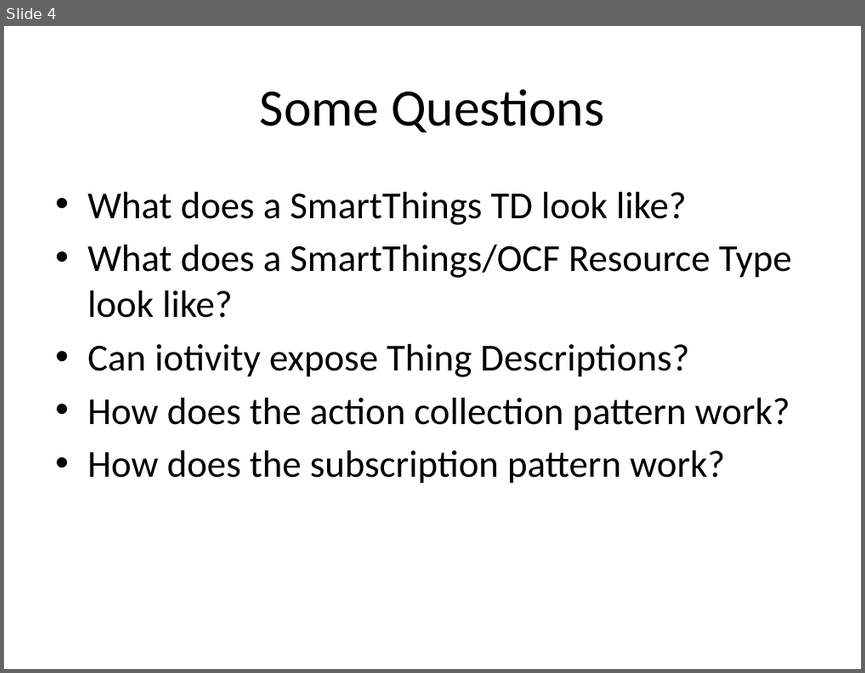
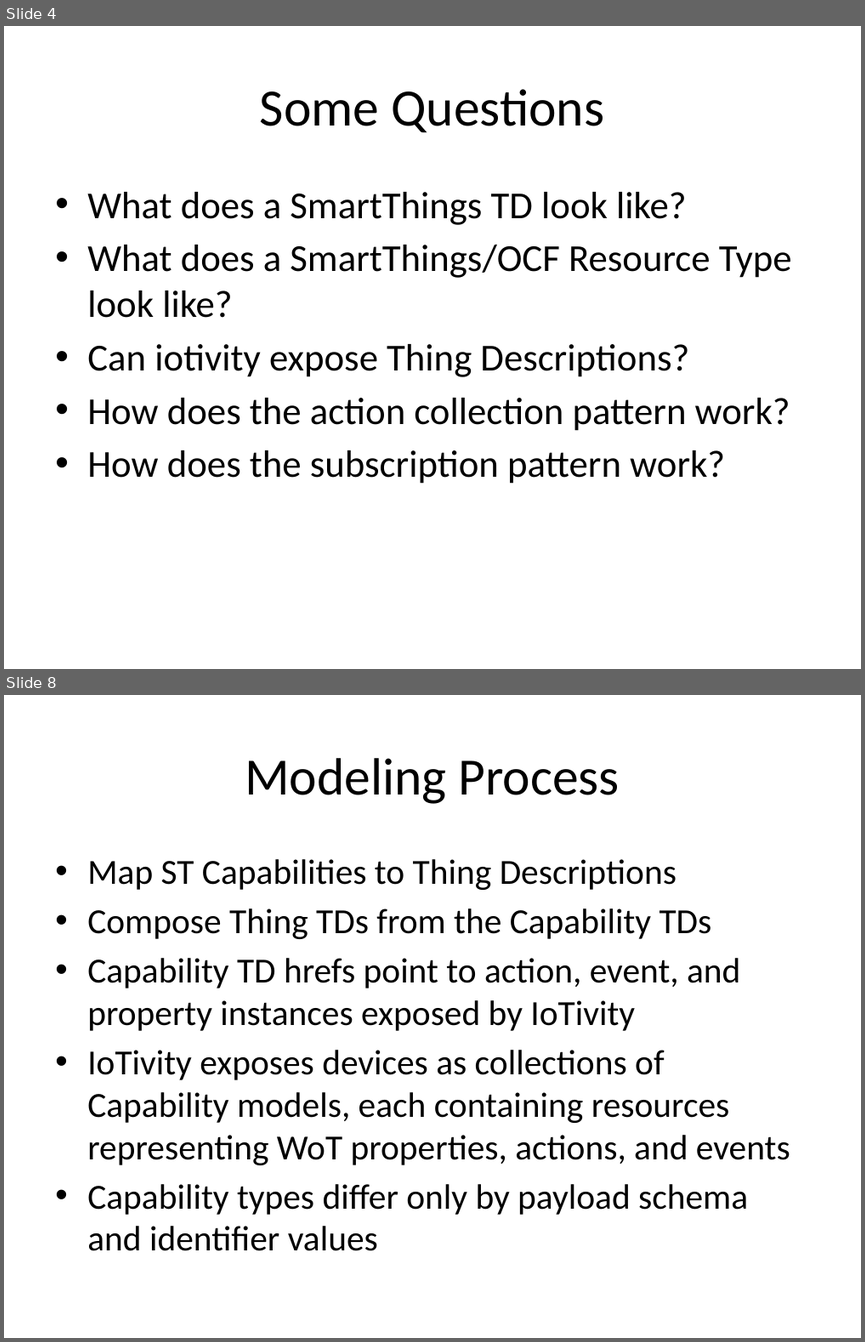
Before and after one commit to connectIOT/iotivity-servient, a slide deck: docs/st-servient.pptx. Shown one above the other, each under a label of ours: slide 4 before the commit, slides 4 and 8 after it; the slides between them are not shown. The pictures are 865x673 and 865x1342 pixels, drawn with LibreOffice and Linux fonts; fonts in the diff are those of the drawing. Boxes give left, top, right and bottom in pixels: in the first picture for what was removed or moved away, otherwise in the second. Text is boxed around its words. In the diff, an @@ line names an element or a change of style, - is before the commit and + after.

```diff
--- a/docs/st-servient.pptx
+++ b/docs/st-servient.pptx
@@ slide 8 added at bbox=[4, 695, 861, 1338], background #FFFFFF @@
@@ title added at bbox=[245, 758, 620, 804], 44 pt, text #000000 @@
+Modeling Process
@@ text added at bbox=[87, 859, 790, 1251], 29.6 pt, text #000000 @@
+• Map ST Capabilities to Thing Descriptions
+• Compose Thing TDs from the Capability TDs
+• Capability TD hrefs point to action, event, and property instances exposed by IoTivity
+• IoTivity exposes devices as collections of Capability models, each containing resources representing WoT properties, actions, and events
+• Capability types differ only by payload schema and identifier values
```
Also in this commit, not shown: 3 slides changed, 1 other slide added, 3 other files.
